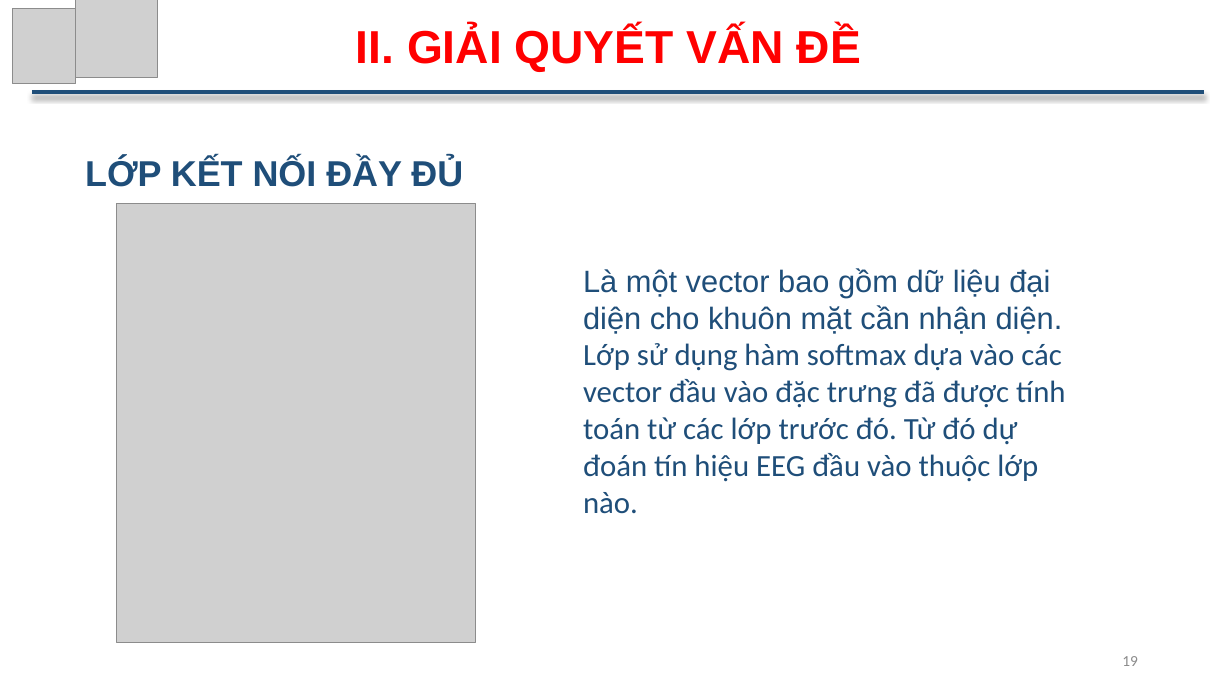
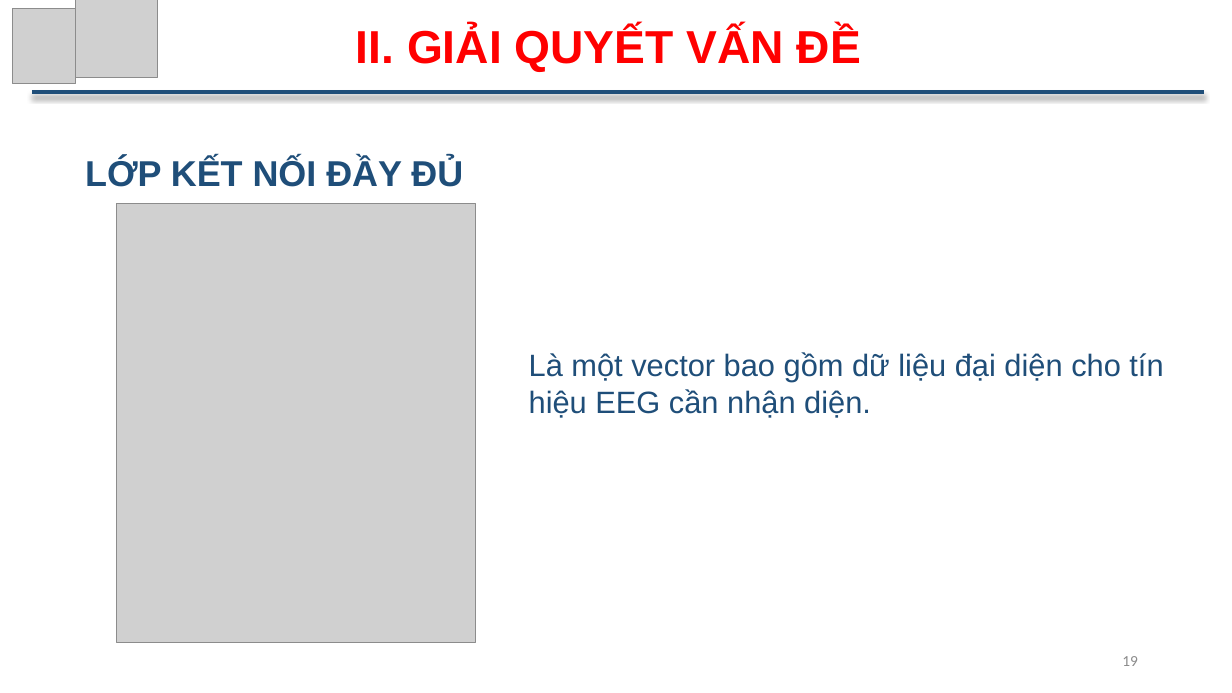
Before and after one commit to ThuTrongNguyen/Thesis, a slide deck: slide 19 of SlideBaoCao_NguyenTrongThu.pptx. Drawn at 1232x693 pixels with LibreOffice and Linux fonts; fonts in the diff are those of the drawing; grey boxes stand for pictures. Boxes give left, top, right and bottom in pixels: in the first picture for what was removed or moved away, otherwise in the second. Text is boxed around its words. In the diff, an @@ line names an element or a change of style, - is before the commit and + after.

```diff
--- a/SlideBaoCao_NguyenTrongThu.pptx
+++ b/SlideBaoCao_NguyenTrongThu.pptx
@@ text at (x1=529, y1=352, x2=1163, y2=418): text changed; font Calibri to Arial @@
-Là một vector bao gồm dữ liệu đại diện cho khuôn mặt cần nhận diện.
-Lớp sử dụng hàm softmax dựa vào các vector đầu vào đặc trưng đã được tính toán từ các lớp trước đó. Từ đó dự đoán tín hiệu EEG đầu vào thuộc lớp nào.
+Là một vector bao gồm dữ liệu đại diện cho tín hiệu EEG cần nhận diện.
```
Also in this commit, not shown: 3 other slides changed, 2 slides added, 1 slide removed.
